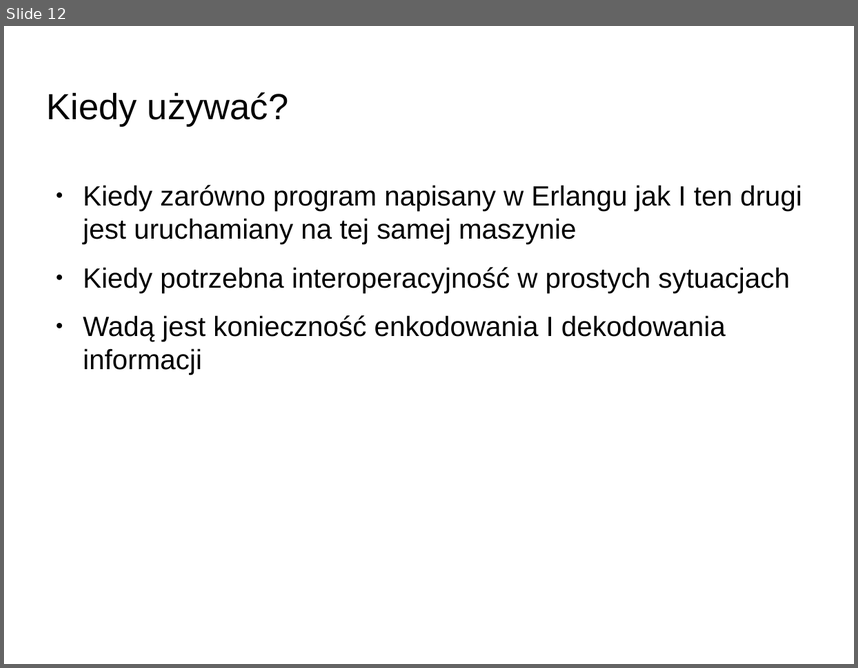
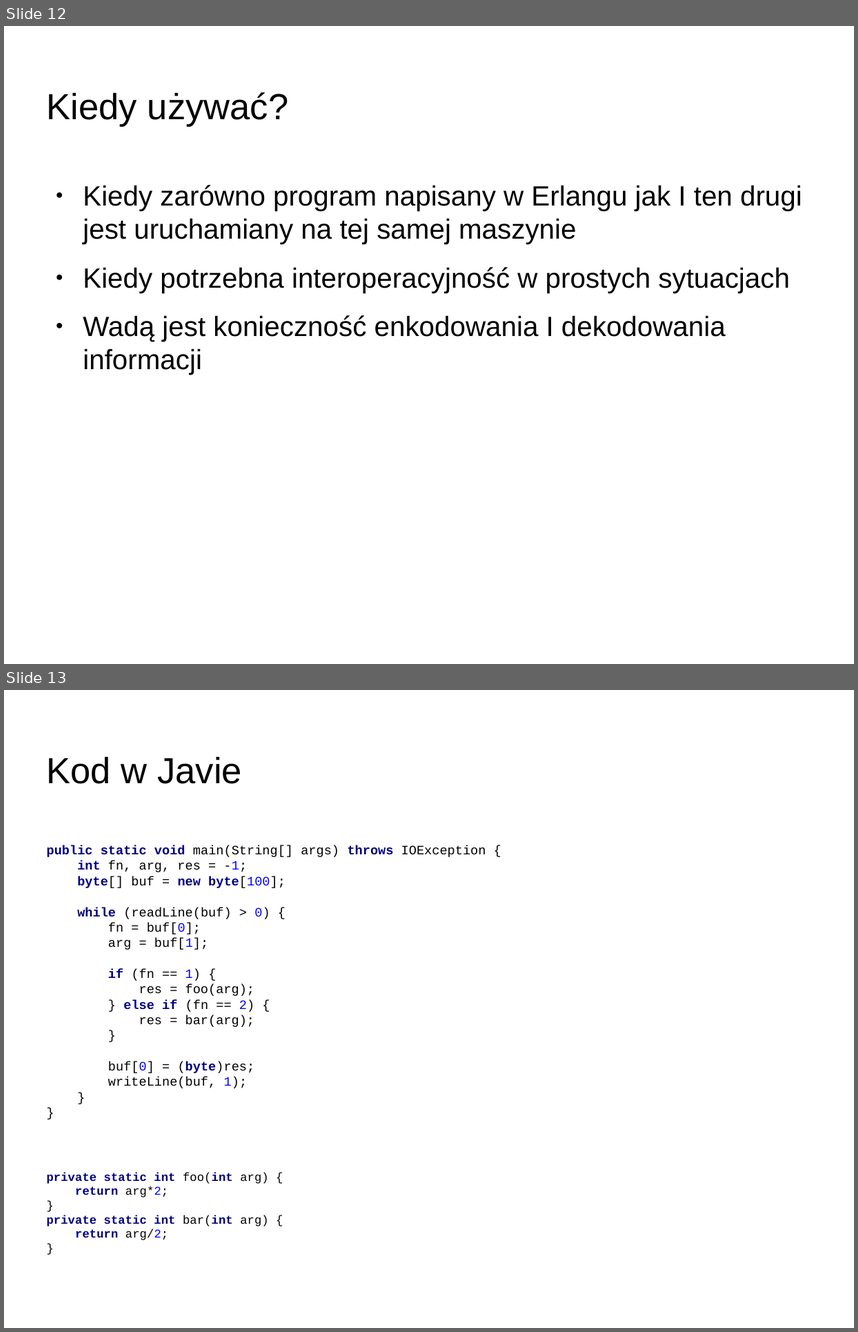
Before and after one commit to rafalgrm/erlang, a slide deck: prezentacja.odp. Shown one above the other, each under a label of ours: slide 12 before the commit, slides 12 and 13 after it. The pictures are 858x668 and 858x1332 pixels, drawn with LibreOffice and Linux fonts; fonts in the diff are those of the drawing; background and template pictures are left out. Boxes give left, top, right and bottom in pixels: in the first picture for what was removed or moved away, otherwise in the second. Text is boxed around its words. In the diff, an @@ line names an element or a change of style, - is before the commit and + after.

```diff
--- a/prezentacja.odp
+++ b/prezentacja.odp
@@ slide 13 added at (4, 690, 854, 1328), background picture (left out) @@
@@ title added at (47, 757, 242, 784), 33.9 pt, text #000000 @@
+Kod w Javie
@@ text added at (47, 845, 486, 1240), 12 pt, text #000000 @@
+public static void main(String[] args) throws IOException {
+int fn, arg, res = -1;
+byte[] buf = new byte[100];
+while (readLine(buf) > 0) {
+fn = buf[0];
+arg = buf[1];
+if (fn == 1) {
+res = foo(arg);
+} else if (fn == 2) {
+res = bar(arg);
+}
+buf[0] = (byte)res;
+writeLine(buf, 1);
+}
+}
+private static int foo(int arg) {
+return arg*2;
+}
+private static int bar(int arg) {
+return arg/2;
+}
```
Also in this commit, not shown: 1 other file.
